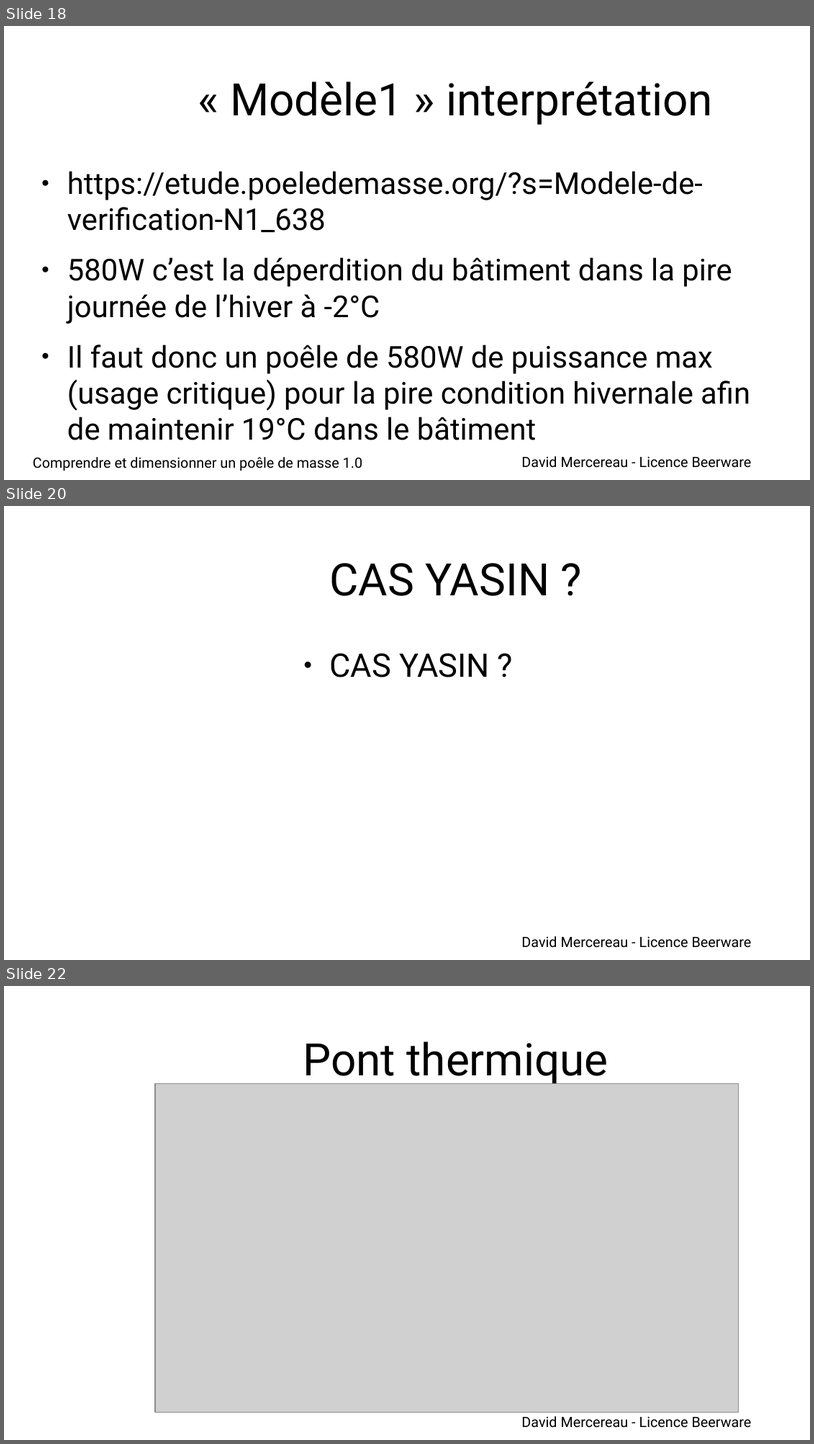
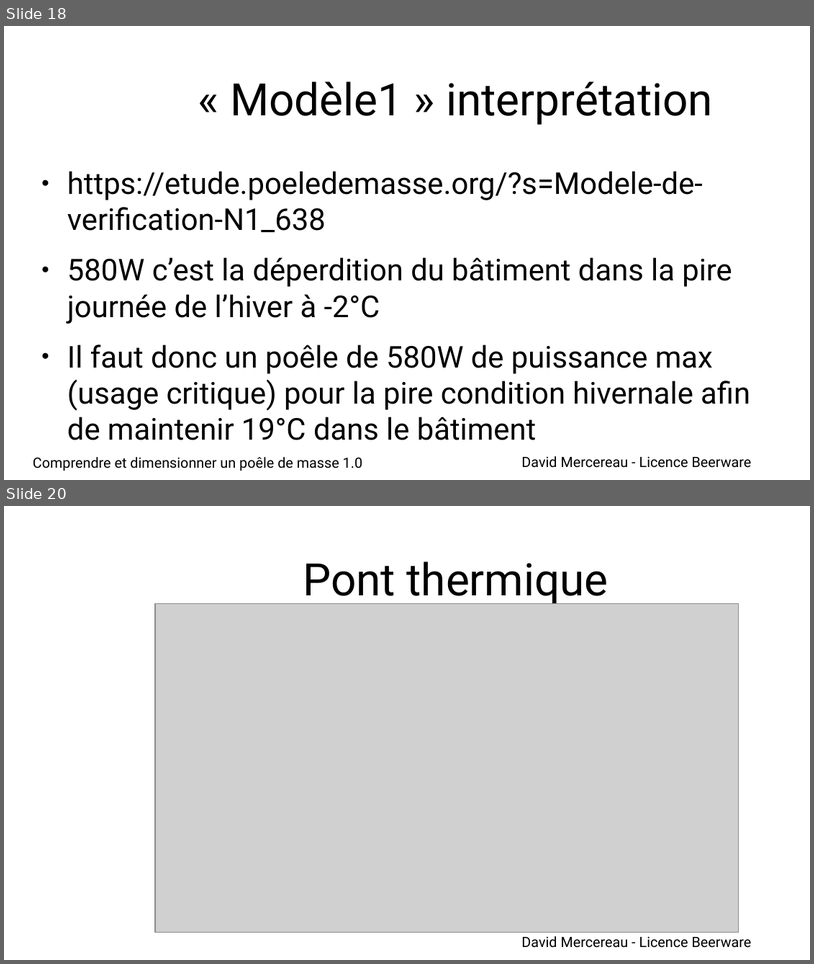
Before and after one commit to kepon85/choisirsonpdm, a slide deck: doc/Présentation-AFPMA-mardiFormation.odp. Shown one above the other, each under a label of ours: slides 18, 20 and 22 before the commit, slides 18 and 20 after it; the slides between them are not shown. The pictures are 814x1444 and 814x964 pixels, drawn with LibreOffice and Linux fonts; fonts in the diff are those of the drawing; grey boxes stand for pictures; background and template pictures are left out. Boxes give left, top, right and bottom in pixels: in the first picture for what was removed or moved away, otherwise in the second. Text is boxed around its words. In the diff, an @@ line names an element or a change of style, - is before the commit and + after.

```diff
--- a/doc/Présentation-AFPMA-mardiFormation.odp
+++ b/doc/Présentation-AFPMA-mardiFormation.odp
@@ slide 20 removed at bbox=[4, 506, 810, 960], background #FFFFFF; not listed: 1 template element that a slide beside it also shows @@
@@ title removed at bbox=[329, 563, 550, 596] @@
-CAS YASIN ?
@@ text removed at bbox=[329, 653, 490, 677] @@
-● CAS YASIN ?
@@ what was slide 22 is now slide 20 @@
```
Also in this commit, not shown: 13 slides changed, 3 slides added, 1 other slide removed, 2 other files.
